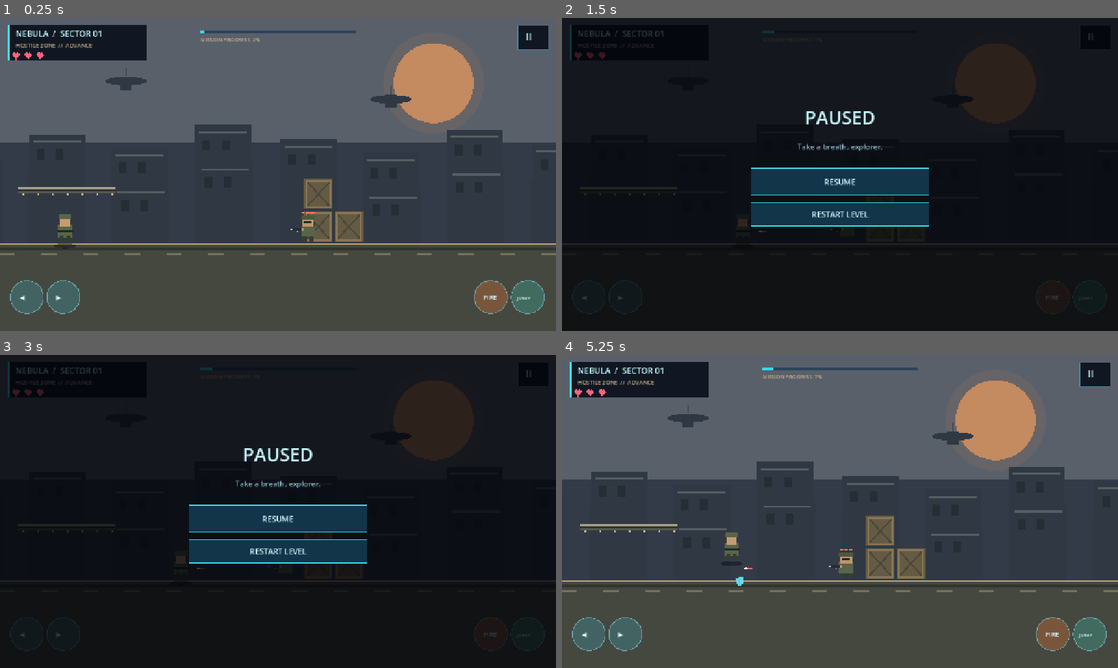
Above: before the commit, frames 1-4 (two rows, left to right).
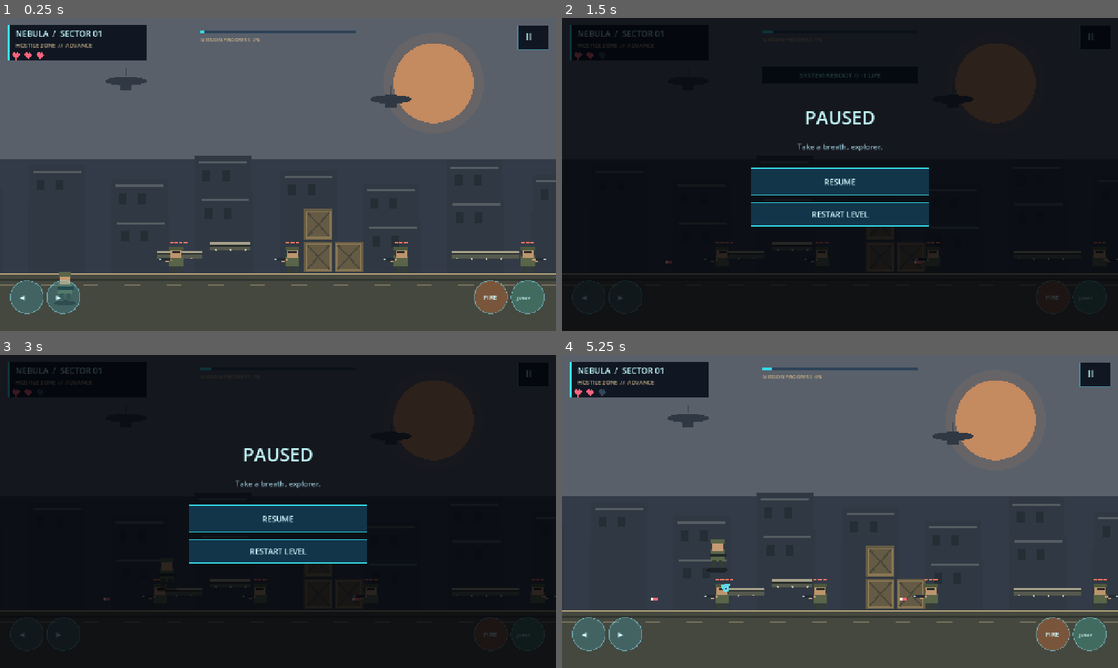
Above: after the commit, the same moments.

Repository: aigptdepai-collab/Game
Game: Godot game, scene res://scenes/main.tscn
The game is run twice, just before and just after one commit, with the same random seed, the same clock (stepped at 60 frames per second) and the same inputs.
Inputs (mouse positions are in pixels of both pictures, inside the frame that each line leads up to):
- Up to frame 1 (0.25 s): no input
- Up to frame 2 (1.5 s): tap Enter (ui_accept) at 0.5, 0.77 s; move the mouse to (962, 158) at 0.52 s; hold D 0.53-1.28 s; hold Space 0.53-1.28 s; click (962, 158) at 0.67 s; move the mouse to (728, 190) at 1.27 s; hold A from 1.28 s (still down); tap P at 1.35 s
- Up to frame 3 (3 s): tap Enter (ui_accept) at 1.52, 2, 2.75 s; move the mouse to (333, 442) at 2.02 s; release A at 2.03 s; hold D 2.03-2.78 s; tap R at 2.1 s; move the mouse to (250, 574) at 2.77 s; hold W from 2.78 s (still down); tap J at 2.85 s; click (250, 574) at 2.92 s
- Up to frame 4 (5.25 s): tap Enter (ui_accept) at 3.02, 3.5, 3.77, 4.25, 4.52, 5 s; move the mouse to (1006, 558) at 3.52 s; release W at 3.53 s; hold X 3.53-4.28 s; hold A from 3.53 s (still down); move the mouse to (673, 464) at 4.27 s; tap Ctrl at 4.35 s; move the mouse to (867, 511) at 5.02 s; hold Space from 5.03 s (still down); click (867, 511) at 5.17 s

The runs differ from the first frame. In frame 1, 12% of the frame differs, in the area x 0-100%, y 34-87%; in frame 2, 1.3%; in frame 3, 1.3%; in frame 4, 13%, in the area x 0-100%, y 4-86%.

Commit message:
Correct map segment alignment and increase enemy wave

Diff:
--- a/scripts/main.gd
+++ b/scripts/main.gd
@@ -1,8 +1,8 @@
 extends Node2D
 
 # NEBULA - military side-scrolling action prototype
-const WORLD_WIDTH: float = 6097.0
-const FLOOR_Y: float = 520.0
+const WORLD_WIDTH: float = 7916.0
+const FLOOR_Y: float = 590.0
 const PLAYER_HALF_W: float = 17.0
 const PLAYER_HEIGHT: float = 58.0
 const GRAVITY: float = 1850.0
@@ -38,26 +38,43 @@
 var player_atlas: Texture2D
 var enemy_atlas: Texture2D
 var map_textures: Array[Texture2D] = []
-var map_positions: Array[float] = [0.0, 535.0, 1473.0, 2341.0, 3117.0, 3907.0, 4732.0]
+var map_positions: Array[float] = [0.0, 749.0, 1678.0, 2550.0, 3915.0, 5186.0, 6551.0]
 var map_loaded: bool = false
 var animation_clock: float = 0.0
 var animation_frame: int = 0
 var enemy_soldiers: Array[Dictionary] = [
-    {"x": 720.0, "origin": 720.0, "y": FLOOR_Y - 58.0, "dir": -1.0, "hp": 3, "cooldown": 1.0, "speed": 46.0},
-    {"x": 1450.0, "origin": 1450.0, "y": FLOOR_Y - 58.0, "dir": 1.0, "hp": 3, "cooldown": 0.5, "speed": 52.0},
-    {"x": 2250.0, "origin": 2250.0, "y": FLOOR_Y - 58.0, "dir": -1.0, "hp": 3, "cooldown": 1.4, "speed": 48.0},
-    {"x": 3150.0, "origin": 3150.0, "y": FLOOR_Y - 58.0, "dir": 1.0, "hp": 3, "cooldown": 0.8, "speed": 55.0},
-    {"x": 3900.0, "origin": 3900.0, "y": FLOOR_Y - 58.0, "dir": -1.0, "hp": 3, "cooldown": 1.2, "speed": 50.0}
+    {"x": 420.0, "origin": 420.0, "y": FLOOR_Y - 58.0, "dir": -1.0, "hp": 4, "cooldown": 0.45, "speed": 58.0},
+    {"x": 690.0, "origin": 690.0, "y": FLOOR_Y - 58.0, "dir": 1.0, "hp": 3, "cooldown": 0.61, "speed": 67.0},
+    {"x": 930.0, "origin": 930.0, "y": FLOOR_Y - 58.0, "dir": -1.0, "hp": 3, "cooldown": 0.77, "speed": 76.0},
+    {"x": 1210.0, "origin": 1210.0, "y": FLOOR_Y - 58.0, "dir": 1.0, "hp": 3, "cooldown": 0.9299999999999999, "speed": 58.0},
+    {"x": 1510.0, "origin": 1510.0, "y": FLOOR_Y - 58.0, "dir": -1.0, "hp": 4, "cooldown": 0.45, "speed": 67.0},
+    {"x": 1780.0, "origin": 1780.0, "y": FLOOR_Y - 58.0, "dir": 1.0, "hp": 3, "cooldown": 0.61, "speed": 76.0},
+    {"x": 2070.0, "origin": 2070.0, "y": FLOOR_Y - 58.0, "dir": -1.0, "hp": 3, "cooldown": 0.77, "speed": 58.0},
+    {"x": 2360.0, "origin": 2360.0, "y": FLOOR_Y - 58.0, "dir": 1.0, "hp": 3, "cooldown": 0.9299999999999999, "speed": 67.0},
+    {"x": 2670.0, "origin": 2670.0, "y": FLOOR_Y - 58.0, "dir": -1.0, "hp": 4, "cooldown": 0.45, "speed": 76.0},
+    {"x": 2980.0, "origin": 2980.0, "y": FLOOR_Y - 58.0, "dir": 1.0, "hp": 3, "cooldown": 0.61, "speed": 58.0},
+    {"x": 3290.0, "origin": 3290.0, "y": FLOOR_Y - 58.0, "dir": -1.0, "hp": 3, "cooldown": 0.77, "speed": 67.0},
+    {"x": 3610.0, "origin": 3610.0, "y": FLOOR_Y - 58.0, "dir": 1.0, "hp": 3, "cooldown": 0.9299999999999999, "speed": 76.0},
+    {"x": 3940.0, "origin": 3940.0, "y": FLOOR_Y - 58.0, "dir": -1.0, "hp": 4, "cooldown": 0.45, "speed": 58.0},
+    {"x": 4260.0, "origin": 4260.0, "y": FLOOR_Y - 58.0, "dir": 1.0, "hp": 3, "cooldown": 0.61, "speed": 67.0},
+    {"x": 4590.0, "origin": 4590.0, "y": FLOOR_Y - 58.0, "dir": -1.0, "hp": 3, "cooldown": 0.77, "speed": 76.0},
+    {"x": 4930.0, "origin": 4930.0, "y": FLOOR_Y - 58.0, "dir": 1.0, "hp": 3, "cooldown": 0.9299999999999999, "speed": 58.0},
+    {"x": 5280.0, "origin": 5280.0, "y": FLOOR_Y - 58.0, "dir": -1.0, "hp": 4, "cooldown": 0.45, "speed": 67.0},
+    {"x": 5620.0, "origin": 5620.0, "y": FLOOR_Y - 58.0, "dir": 1.0, "hp": 3, "cooldown": 0.61, "speed": 76.0},
+    {"x": 5960.0, "origin": 5960.0, "y": FLOOR_Y - 58.0, "dir": -1.0, "hp": 3, "cooldown": 0.77, "speed": 58.0},
+    {"x": 6310.0, "origin": 6310.0, "y": FLOOR_Y - 58.0, "dir": 1.0, "hp": 3, "cooldown": 0.9299999999999999, "speed": 67.0},
+    {"x": 6650.0, "origin": 6650.0, "y": FLOOR_Y - 58.0, "dir": -1.0, "hp": 4, "cooldown": 0.45, "speed": 76.0},
+    {"x": 6990.0, "origin": 6990.0, "y": FLOOR_Y - 58.0, "dir": 1.0, "hp": 3, "cooldown": 0.61, "speed": 58.0},
+    {"x": 7330.0, "origin": 7330.0, "y": FLOOR_Y - 58.0, "dir": -1.0, "hp": 3, "cooldown": 0.77, "speed": 67.0},
+    {"x": 7660.0, "origin": 7660.0, "y": FLOOR_Y - 58.0, "dir": 1.0, "hp": 3, "cooldown": 0.9299999999999999, "speed": 76.0}
 ]
-
 # Each platform is a solid top surface. Gaps are intentional jumps.
 var platforms: Array[Rect2] = [
-    Rect2(0, FLOOR_Y, WORLD_WIDTH, 260),
-    # Walkable tops of the visible truck/tank props in the supplied map.
-    Rect2(42, 388, 225, 16),
-    Rect2(1600, 438, 170, 16),
-    Rect2(3890, 454, 130, 16),
-    Rect2(4220, 465, 120, 16)
+    Rect2(360, 535, 105, 18), Rect2(485, 515, 90, 18),
+    Rect2(1040, 535, 155, 18), Rect2(1850, 535, 150, 18),
+    Rect2(2860, 520, 180, 18), Rect2(3350, 505, 150, 18),
+    Rect2(4450, 535, 180, 18), Rect2(5650, 520, 190, 18),
+    Rect2(6800, 535, 160, 18)
 ]
 
 var cells: Array[Vector2] = []
